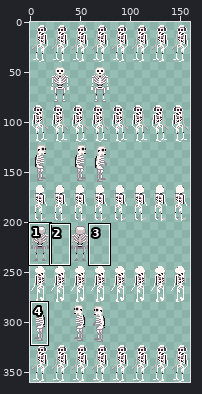
Sprite sheet: images/skeleton.png. Above: a wide view before the commit, with the close-up outlined.
Close-up. Old version:
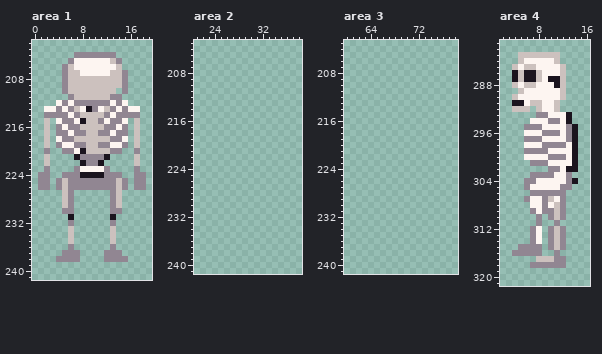
The file is 160x360 pixels. Shown: area 1: x 0..19, y 202..241; area 2: x 21..38, y 203..241; area 3: x 60..78, y 203..241; area 4: x 2..16, y 281..321. The old version is drawn lined up with the new one. The commit also changed other parts of the picture, which this record leaves out.
Once edited:
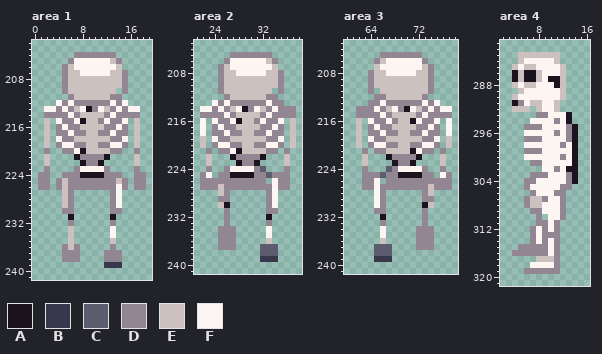
Palette (. is transparent): A #1b141e  B #38384c  C #5d5b6e  D #918692  E #ccc1be  F #fdf5f1
From old to new:
drawings rearranged on the sheet (the old picture shows each at its new place; 30 dropped ones are not shown)
Area 1:
y 226..229: x 14 E -> F
y 233..234: x 13 E -> F
y 236: x 5..7 .D. -> DED
y 238: x 4 D -> .; x 15 D -> .
y 239: x 12..14 ... -> BBB
Area 2:
y 205: x 27..33 ....... -> DDDDDDD
y 206: x 26..34 ......... -> DFFFFFFED
y 207: x 25..34 .......... -> DEFFFFFFFE
y 208: x 25..35 ........... -> DEEFFFFFEED
y 209..210: x 25..35 ........... -> DEEEEEEEEED
y 211: x 25..33 ......... -> DEEEEEEEE; x 35 . -> D
y 212: x 26..34 ......... -> DEEEEEEDD
y 213: x 24..35 ............ -> FDFDDDDDDFDD
y 214: x 22..37 ................ -> FFDFDEFADFEDFDDD
y 215: x 22..37 ................ -> DDDDFDEEEEDFDDDD
y 216: x 22 . -> F; x 24..35 ............ -> FDDFAEEDFDDF; x 37 . -> E
y 217: x 22 . -> F; x 24..35 ............ -> DFDDEEEEDDFD; x 37 . -> E
y 218: x 22 . -> F; x 24..35 ............ -> DDFDDEEDDFDD; x 37 . -> E
y 219: x 22 . -> E; x 24..35 ............ -> FDDEEEEEEDDF; x 37 . -> E
y 220: x 22 . -> E; x 24..35 ............ -> DFFDDEEDDFFD; x 37 . -> E
y 221: x 23 . -> D; x 25..34 .......... -> DDFAEEEEDD; x 36 . -> D
y 222: x 23 . -> E; x 27..32 ...... -> ADDDDA; x 36 . -> E
y 223: x 23 . -> E; x 28..31 .... -> ADDA; x 36 . -> E
y 224: x 23 . -> D; x 26..32 ....... -> DFFFFDC; x 36 . -> D
y 225: x 22..23 .. -> DF; x 25..36 ............ -> DDAAAADDCDDD
y 226: x 22..32 ........... -> DDDDDDDDDDD; x 34..36 ... -> FDD
y 227: x 22..36 ............... -> DDDEDDDDDDDDFDD
y 228: x 25..26 .. -> ED; x 33..34 .. -> DF
y 229: x 25..26 .. -> DD; x 33..34 .. -> DF
y 230: x 25..26 .. -> EA; x 33..34 .. -> DF
y 231: x 26 . -> D; x 33..34 .. -> DD
y 232: x 26 . -> D; x 33 . -> A
y 233: x 26 . -> D; x 33 . -> D
y 234..235: x 25..27 ... -> DDD; x 33 . -> F
y 236: x 25..27 ... -> DDD; x 33 . -> E
y 237: x 25..27 ... -> DDD; x 32..34 ... -> CCC
y 238: x 32..34 ... -> CCC
y 239: x 32..34 ... -> BBB
Area 3:
y 205: x 66..72 ....... -> DDDDDDD
y 206: x 65..73 ......... -> DEFFFFFFD
y 207: x 65..74 .......... -> EFFFFFFFED
y 208: x 64..74 ........... -> DEEFFFFFEED
y 209..210: x 64..74 ........... -> DEEEEEEEEED
y 211: x 64 . -> D; x 66..74 ......... -> EEEEEEEED
y 212: x 65..73 ......... -> DDEEEEEED
y 213: x 64..75 ............ -> DDFDDDDDDFDF
y 214: x 62..77 ................ -> DDDFDEFDAFEDFDFF
y 215: x 62..77 ................ -> DDDDFDEEEEDFDDDD
y 216: x 62 . -> E; x 64..75 ............ -> FDDFDEEAFDDF; x 77 . -> F
y 217: x 62 . -> E; x 64..75 ............ -> DFDDEEEEDDFD; x 77 . -> F
y 218: x 62 . -> E; x 64..75 ............ -> DDFDDEEDDFDD; x 77 . -> F
y 219: x 62 . -> E; x 64..75 ............ -> FDDEEEEEEDDF; x 77 . -> E
y 220: x 62 . -> E; x 64..75 ............ -> DFFDDEEDDFFD; x 77 . -> E
y 221: x 63 . -> D; x 65..74 .......... -> DDEEEEAFDD; x 76 . -> D
y 222: x 63 . -> E; x 67..72 ...... -> ADDDDA; x 76 . -> E
y 223: x 63 . -> E; x 68..71 .... -> ADDA; x 76 . -> E
y 224: x 63 . -> D; x 67..73 ....... -> CDFFFFD; x 76 . -> D
y 225: x 63..74 ............ -> DDDCDDAAAADD; x 76..77 .. -> FD
y 226: x 63..65 ... -> DDF; x 67..77 ........... -> DDDDDDDDDDD
y 227: x 63..77 ............... -> DDFDDDDDDDDEDDD
y 228: x 65..66 .. -> FD; x 73..74 .. -> DE
y 229: x 65..66 .. -> FD; x 73..74 .. -> DD
y 230: x 65..66 .. -> FD; x 73..74 .. -> AE
y 231: x 65..66 .. -> DD; x 73 . -> D
y 232: x 66 . -> A; x 73 . -> D
y 233: x 66 . -> D; x 73 . -> D
y 234..235: x 66 . -> F; x 72..74 ... -> DDD
y 236: x 66 . -> E; x 72..74 ... -> DDD
y 237: x 65..67 ... -> CCC; x 72..74 ... -> DDD
y 238: x 65..67 ... -> CCC
y 239: x 65..67 ... -> BBB
Area 4:
y 291: x 5 A -> D
y 294: x 10 D -> F
y 296: x 9..10 DD -> FF
y 298: x 9..11 DDD -> FFF
y 299: x 9 D -> F
y 300: x 10..11 DD -> FF
y 301: x 9 D -> F
y 302: x 9..10 .D -> FF
y 303: x 10 D -> F; x 14 . -> A
y 306: x 8..10 DDD -> FFF
y 307: x 7..8 FF -> EE; x 10 E -> F
y 308: x 6..9 .FFD -> DEEF; x 11 E -> F
y 309: x 8..11 FDDE -> DFFF
y 310: x 10..11 DE -> FF
y 311: x 9..10 .. -> DF
y 312: x 9..12 .DED -> DFD.
y 313: x 9 . -> D; x 11..12 ED -> D.
y 314..315: x 9..12 .DED -> DFD.
y 316: x 9..10 .. -> DF
y 317: x 12 D -> .
y 318: x 7..10 DDDD -> FFFF; x 12 D -> .
y 319: x 6..11 ...... -> DDDDDD
Changed places in both close-ups, as pixel boxes (x1, y1, x2, y2):
changed: (110, 184, 122, 238)
changed: (56, 244, 80, 262)
changed: (104, 256, 128, 268)
added: (200, 52, 296, 262)
added: (356, 52, 452, 262)
changed: (518, 100, 578, 274)
